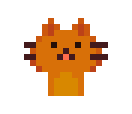
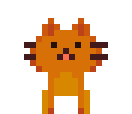
Revision of a layered 132×114 image; what changed, layer by layer:
painted on "Layer" over [42, 90, 90, 114]
